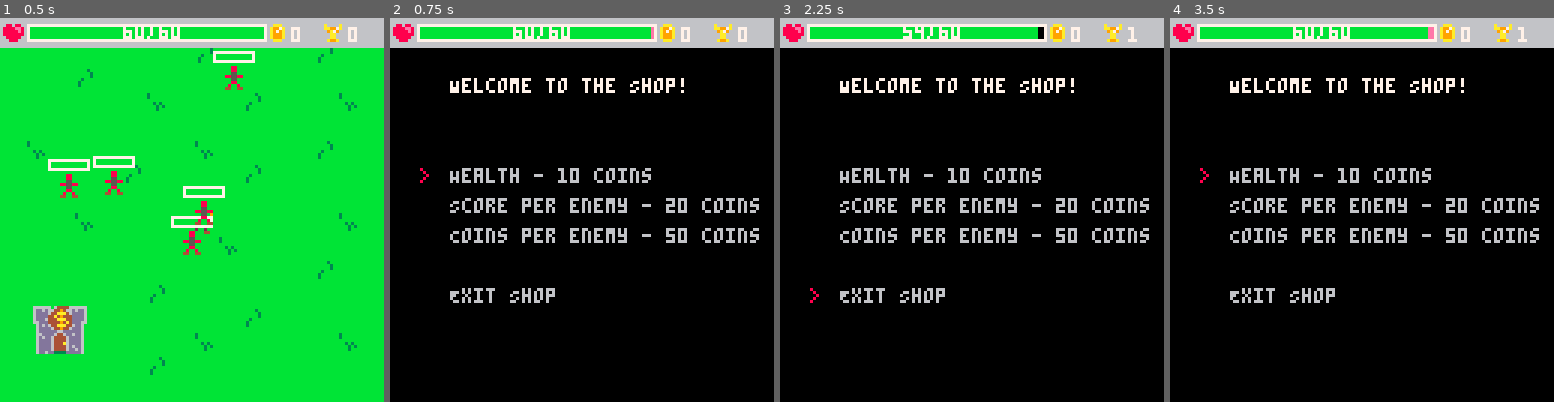
Above: before the commit, frames 1-4 (left to right).
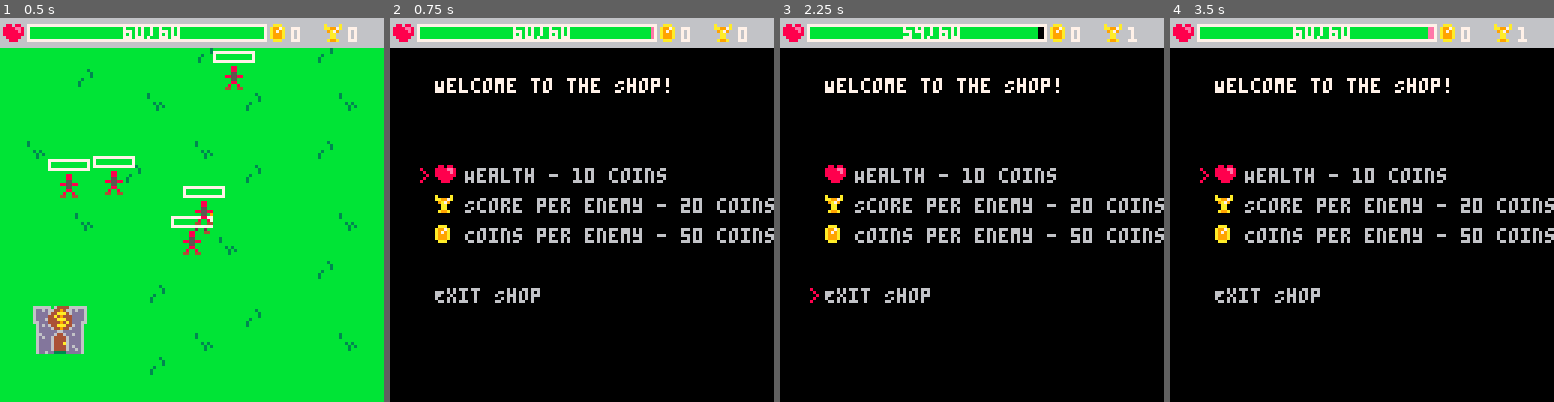
Above: after the commit, the same moments.

Repository: PancakedRivet/last-minute-hero
Game: PICO-8 cartridge last-minute-hero.p8
The game is run twice, just before and just after one commit, with the same random seed, the same clock (stepped at 60 frames per second) and the same inputs.
Inputs:
- Up to frame 1 (0.5 s): tap X (X key) at 0.33 s
- Up to frame 2 (0.75 s): tap O (Z key) at 0.7 s
- Up to frame 3 (2.25 s): tap X (X key) at 1.07, 1.85 s; hold Right 1.6-2.1 s; tap O (Z key) at 1.7, 2.1 s; hold Up from 2.15 s (still down)
- Up to frame 4 (3.5 s): release Up at 2.42 s; hold Right 2.47-3.03 s; tap O (Z key) at 2.5, 2.9, 3.3 s; tap X (X key) at 2.97 s; hold Left from 3.08 s (still down)

Frame 1 is identical in both runs. In frame 2, 6.9% of the frame differs, in the area x 11-100%, y 15-75%; in frame 3, 6.9%; in frame 4, 6.9%.

Commit message:
Adding sprites to shop UI

Diff:
--- a/scripts/states/shop.lua
+++ b/scripts/states/shop.lua
@@ -45,9 +45,10 @@
 
 function draw_shop()
     local index = 1
-    local _display_x_start = 20
+    local _display_x_start = 15
     local _display_y_start = 20
-    local _sprite_y_offset = -2
+    local _sprite_y_offset = -1
+    local _sprite_x_offset = 10
     local _cursor_x = 10
     local line_height = 10
     local exit_index = get_shop_exit_index()
@@ -57,10 +58,10 @@
     -- Add some space before listing items
     _display_y_start += line_height * 2
     for item in all(shop_items) do
-        print(item.name .. " - " .. item.cost .. " coins", _display_x_start, _display_y_start + (line_height * index), colours.light_grey)
+        print(item.name .. " - " .. item.cost .. " coins", _display_x_start + _sprite_x_offset, _display_y_start + (line_height * index), colours.light_grey)
         --TODO Use a coin sprite instead of text
-        -- print("=" .. item.cost .. " coins", _display_x_start, _display_y_start + (line_height * index), 6)
-        --spr(item.sprite, _display_x_start, _display_y_start + (line_height * index) + _sprite_y_offset)
+        -- print("=" .. item.cost .. " coins", _display_x_start, _display_y_start + (line_height * index), colours.light_grey)
+        spr(item.sprite, _display_x_start, _display_y_start + (line_height * index) + _sprite_y_offset)
         if index == shop_selected_index then
             print(">", _cursor_x, _display_y_start + (line_height * index), colours.red)
         end
